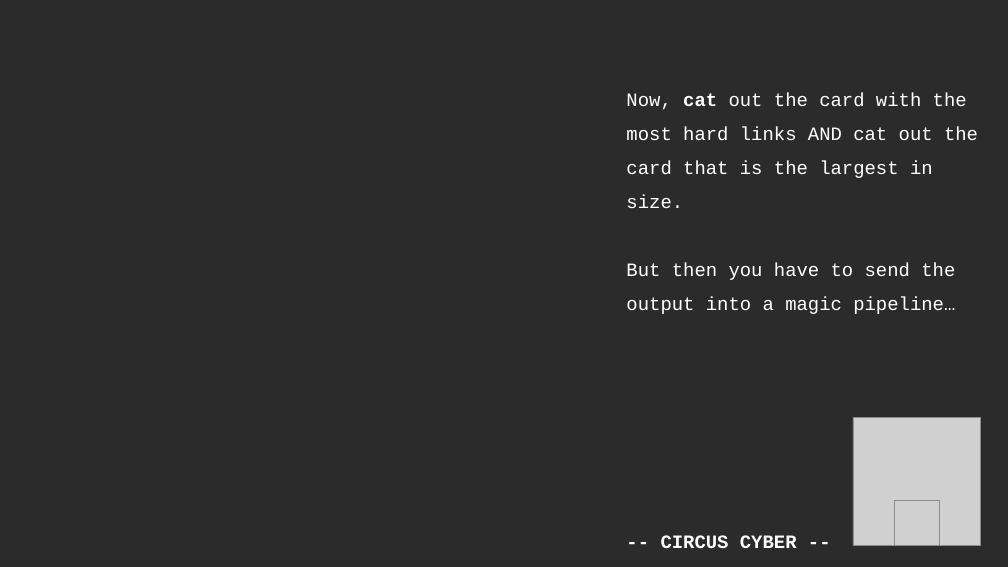
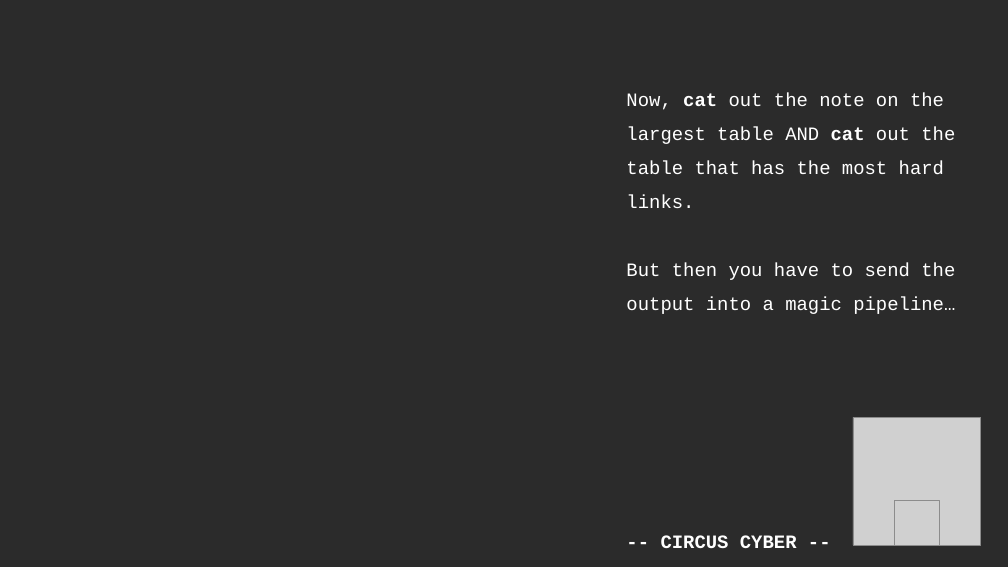
Before and after one commit to jdv-c2/challenge-3, a slide deck: slide 3 of hotel/solve-the-riddle.ppsx. Drawn at 1008x567 pixels with LibreOffice and Linux fonts; fonts in the diff are those of the drawing; grey boxes stand for pictures; background and template pictures are left out; a plain dark background stands for a picture behind light text. Boxes give left, top, right and bottom in pixels: in the first picture for what was removed or moved away, otherwise in the second. Text is boxed around its words. In the diff, an @@ line names an element or a change of style, - is before the commit and + after.

```diff
--- a/hotel/solve-the-riddle.ppsx
+++ b/hotel/solve-the-riddle.ppsx
@@ text at bbox=[626, 92, 955, 208]: text changed @@
-Now, cat out the card with the most hard links AND cat out the card that is the largest in size.
+Now, cat out the note on the largest table AND cat out the table that has the most hard links.
```
Also in this commit, not shown: 1 other file.
